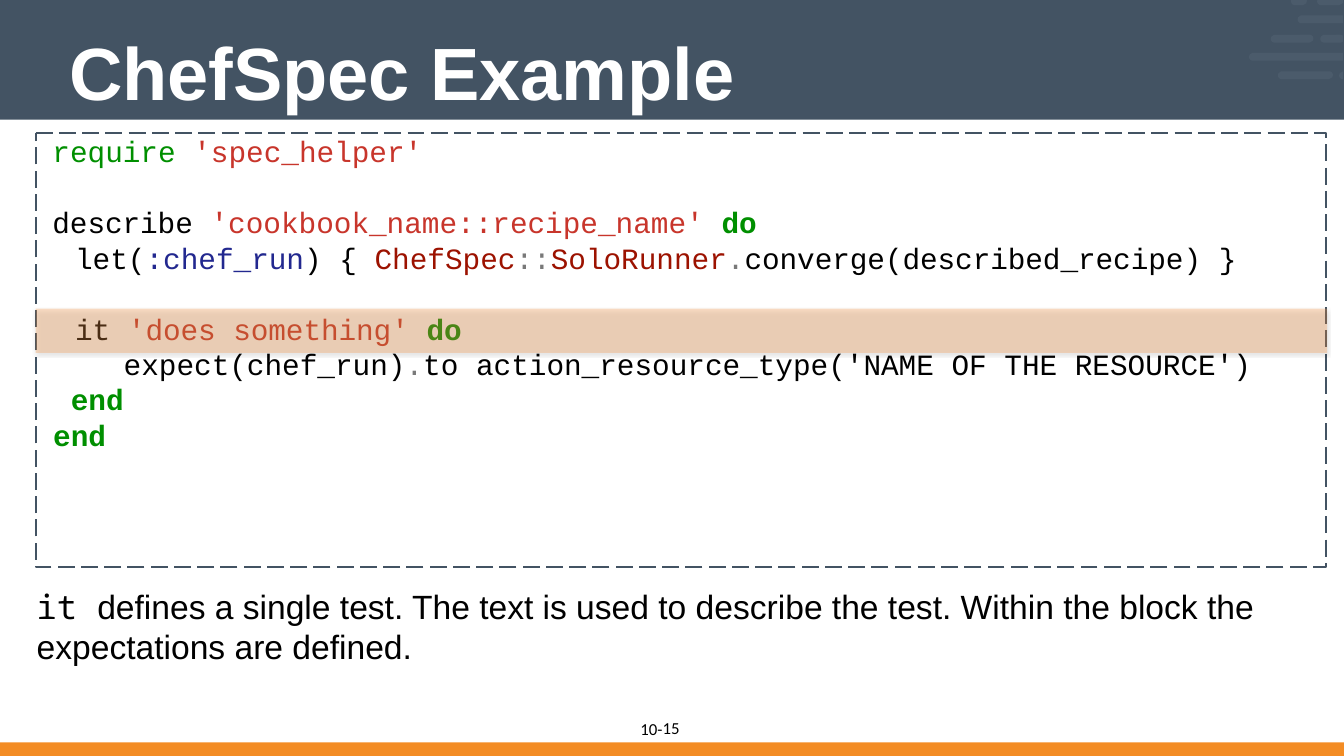
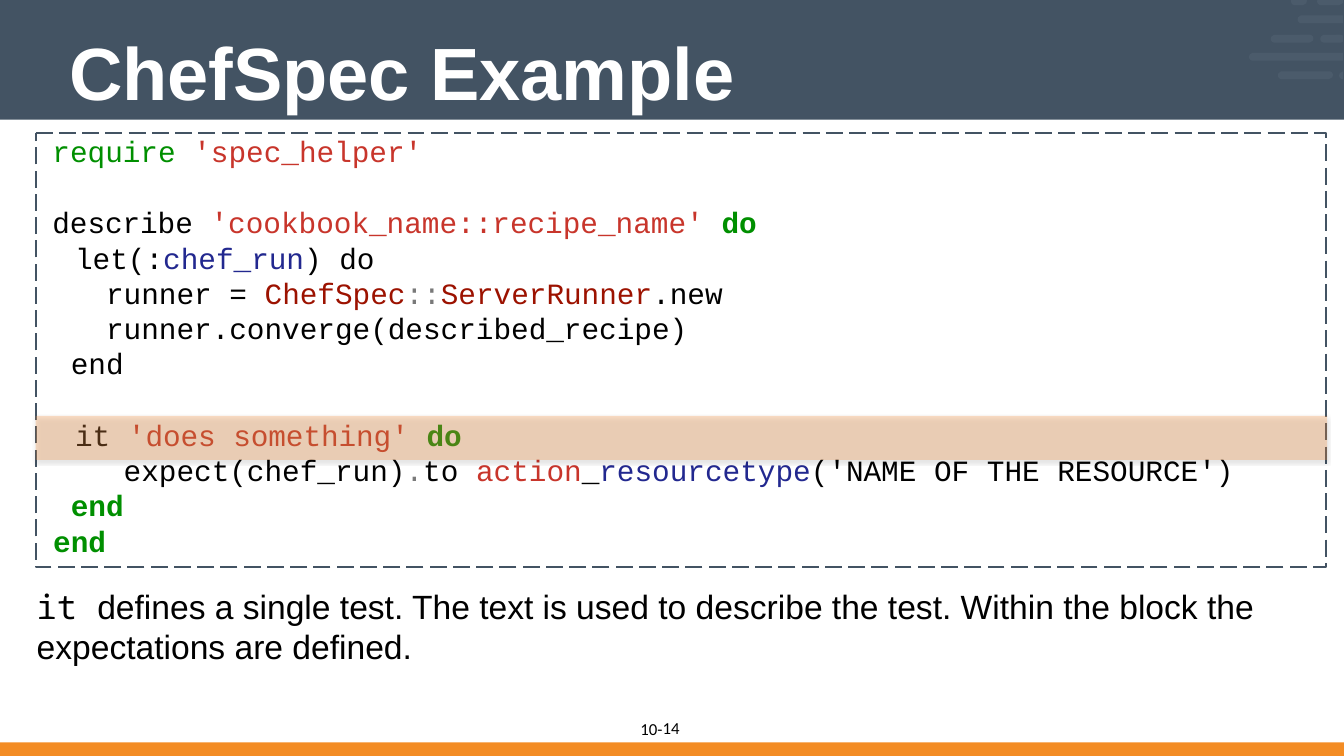
Before and after one commit to vinyar/chef-intermediate, a slide deck: slide 14 of 10-introduction_to_chefspec.pptx (slide 15 before the commit). Drawn at 1344x756 pixels with LibreOffice and Linux fonts; fonts in the diff are those of the drawing. Boxes give left, top, right and bottom in pixels: in the first picture for what was removed or moved away, otherwise in the second. Text is boxed around its words. In the diff, an @@ line names an element or a change of style, - is before the commit and + after.

```diff
--- a/10-introduction_to_chefspec.pptx
+++ b/10-introduction_to_chefspec.pptx
@@ text in freeform shape at bbox=[71, 248, 723, 375]: text changed @@
-let(:chef_run) { ChefSpec::SoloRunner.converge(described_recipe) }
+let(:chef_run) do
+runner = ChefSpec::ServerRunner.new
+runner.converge(described_recipe)
+end
@@ rectangle: place and size @@
-rectangle at bbox=[36, 308, 1327, 352]
+rectangle at bbox=[36, 416, 1327, 460]
@@ text in freeform shape at bbox=[124, 460, 1233, 487]: text changed @@
-expect(chef_run).to action_resource_type('NAME OF THE RESOURCE')
+expect(chef_run).to action_resourcetype('NAME OF THE RESOURCE')
@@ page number at bbox=[663, 723, 680, 734]: text changed @@
-15
+14
```
Also in this commit, not shown: 14 other slides changed, 2 slides removed.
